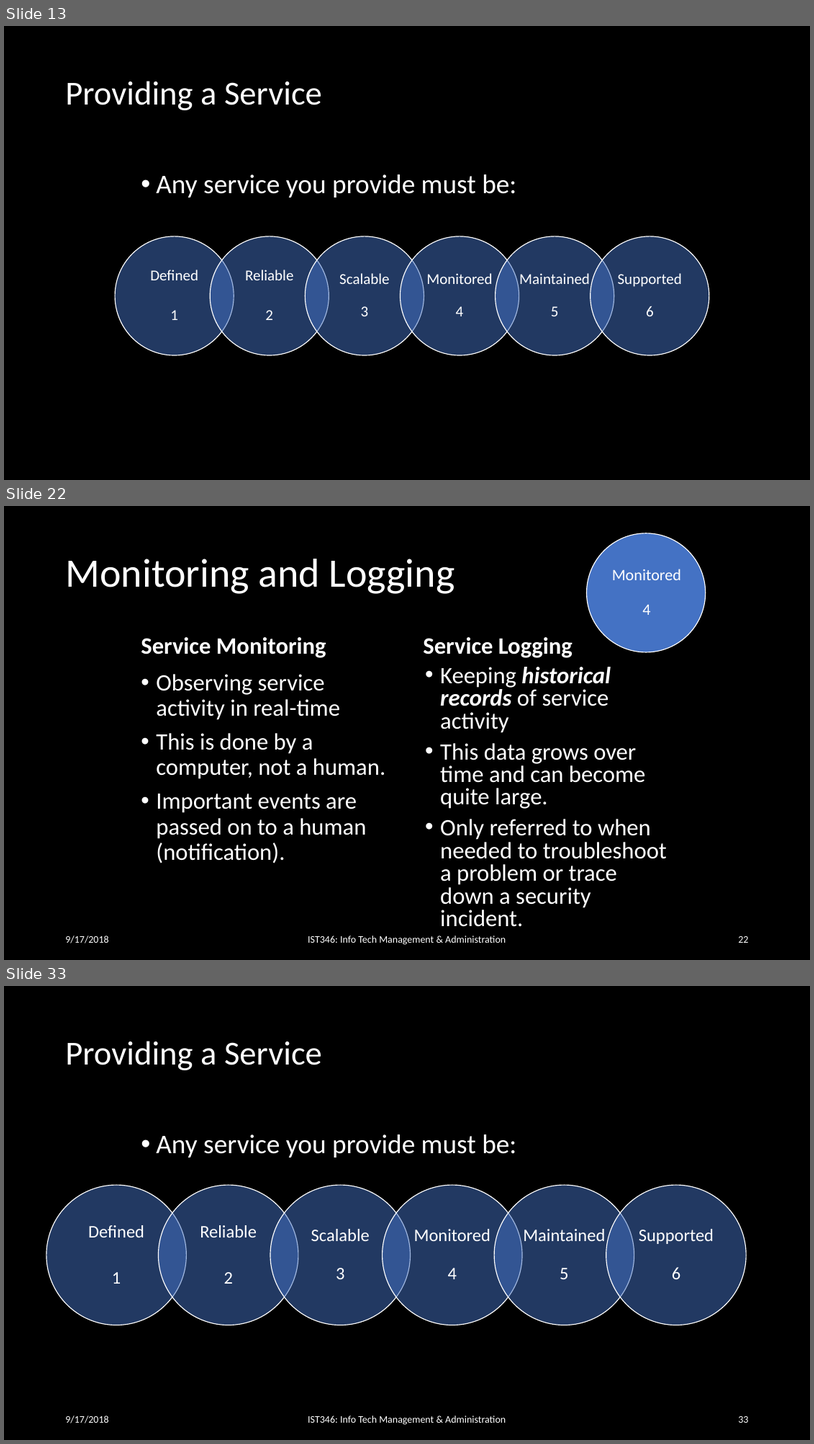
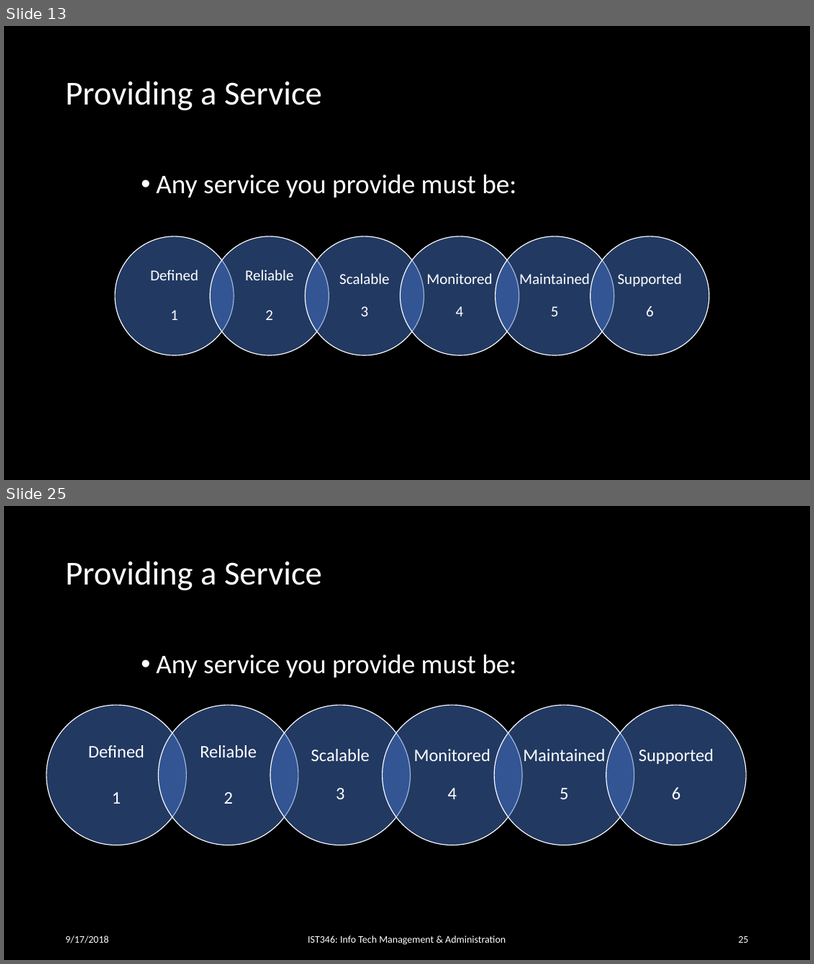
Before and after one commit to orstewar/ist346-content, a slide deck: content/10-services-monitoring-logging.pptx. Shown one above the other, each under a label of ours: slides 13, 22 and 33 before the commit, slides 13 and 25 after it; the slides between them are not shown. The pictures are 814x1444 and 814x964 pixels, drawn with LibreOffice and Linux fonts; fonts in the diff are those of the drawing. Boxes give left, top, right and bottom in pixels: in the first picture for what was removed or moved away, otherwise in the second. Text is boxed around its words. In the diff, an @@ line names an element or a change of style, - is before the commit and + after.

```diff
--- a/content/10-services-monitoring-logging.pptx
+++ b/content/10-services-monitoring-logging.pptx
@@ slide 22 removed at [4, 506, 810, 960], background #000000 @@
@@ ellipse removed at [587, 533, 706, 652] @@
@@ title removed at [66, 559, 455, 594] @@
-Monitoring and Logging
@@ text removed at [612, 569, 682, 615] @@
-Monitored
-4
@@ text removed at [141, 637, 327, 658] @@
-Service Monitoring
@@ text removed at [423, 637, 573, 658] @@
-Service Logging
@@ text removed at [156, 674, 386, 863] @@
-• Observing service activity in real-time
-• This is done by a computer, not a human.
-• Important events are passed on to a human (notification).
@@ text removed at [440, 667, 667, 926] @@
-• Keeping historical records of service activity
-• This data grows over time and can become quite large.
-• Only referred to when needed to troubleshoot a problem or trace down a security incident.
@@ text removed at [65, 935, 108, 943] @@
-9/17/2018
@@ text removed at [308, 935, 506, 944] @@
-IST346: Info Tech Management & Administration
@@ page number removed at [738, 936, 748, 942] @@
-22
@@ what was slide 33 is now slide 25 @@
@@ page number at [738, 936, 748, 942]: text changed @@
-33
+25
```
Also in this commit, not shown: 14 slides changed, 1 slide added, 10 other slides removed, 2 other files.
